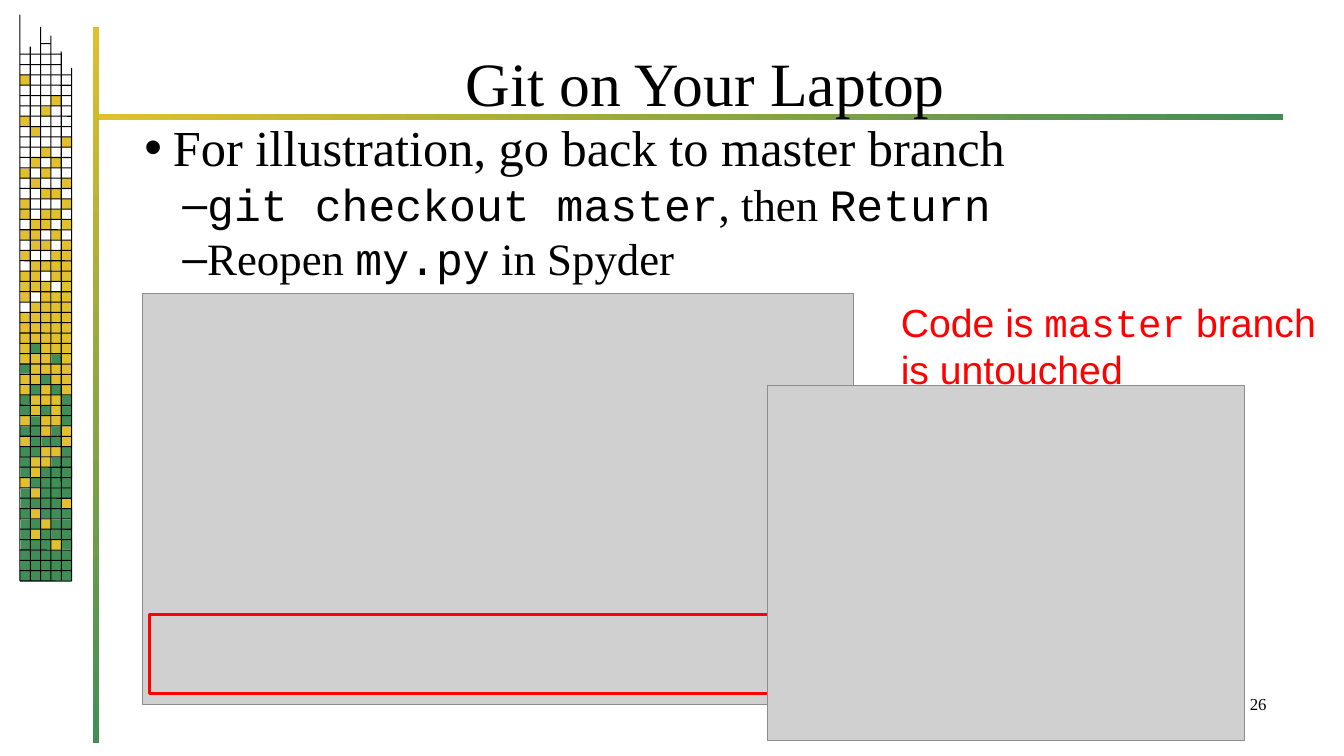
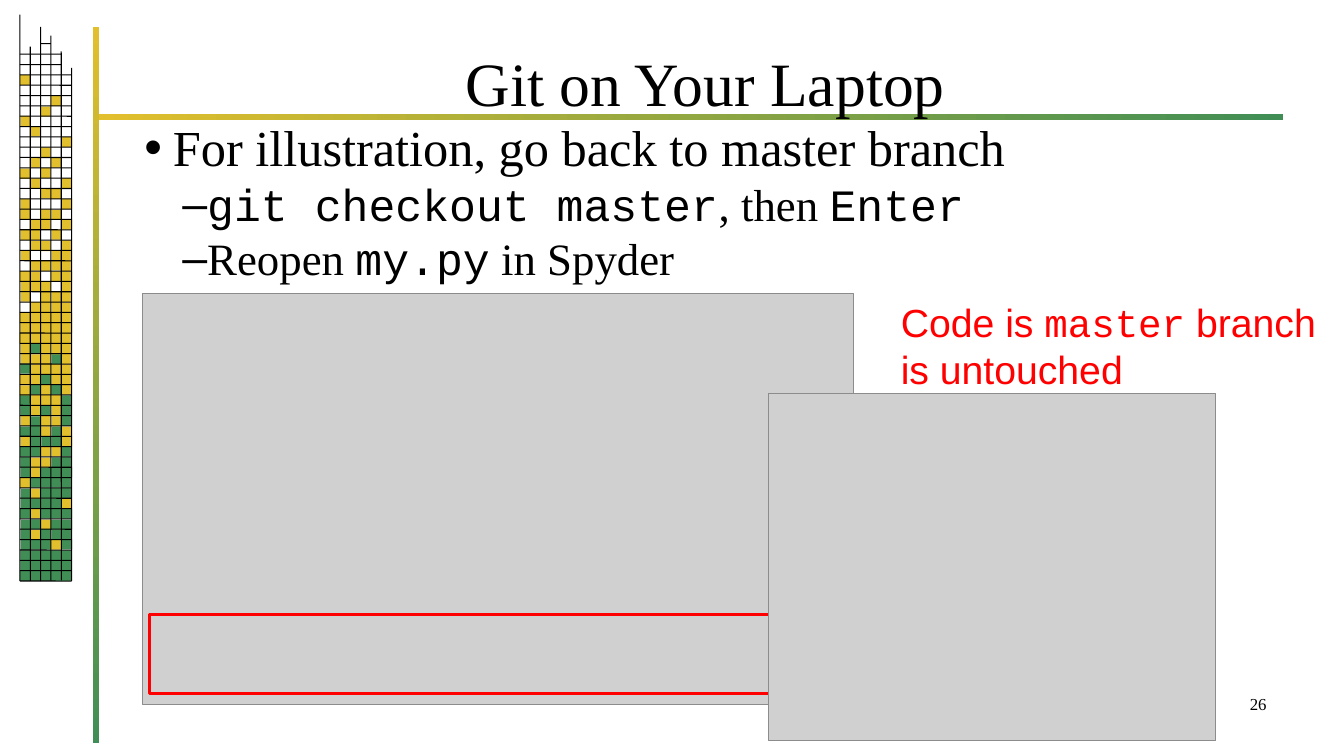
Before and after one commit to jrb28/git, a slide deck: slide 26 of 26bGit.pptx. Drawn at 1344x756 pixels with LibreOffice and Linux fonts; fonts in the diff are those of the drawing; grey boxes stand for pictures; background and template pictures are left out. Boxes give left, top, right and bottom in pixels: in the first picture for what was removed or moved away, otherwise in the second. Text is boxed around its words. In the diff, an @@ line names an element or a change of style, - is before the commit and + after.

```diff
--- a/26bGit.pptx
+++ b/26bGit.pptx
@@ text at [207, 189, 964, 231]: text changed @@
-  – git checkout master, then Return
+  – git checkout master, then Enter
@@ picture: place and size @@
-picture at [768, 385, 1245, 741]
+picture at [769, 393, 1217, 741]
```
Also in this commit, not shown: 22 other slides changed, 1 other file.
